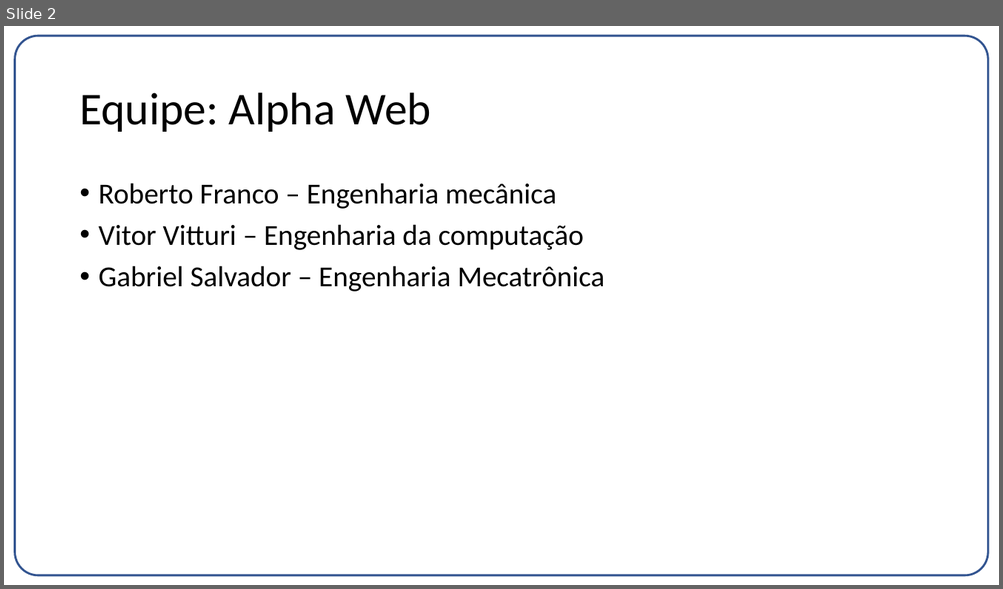
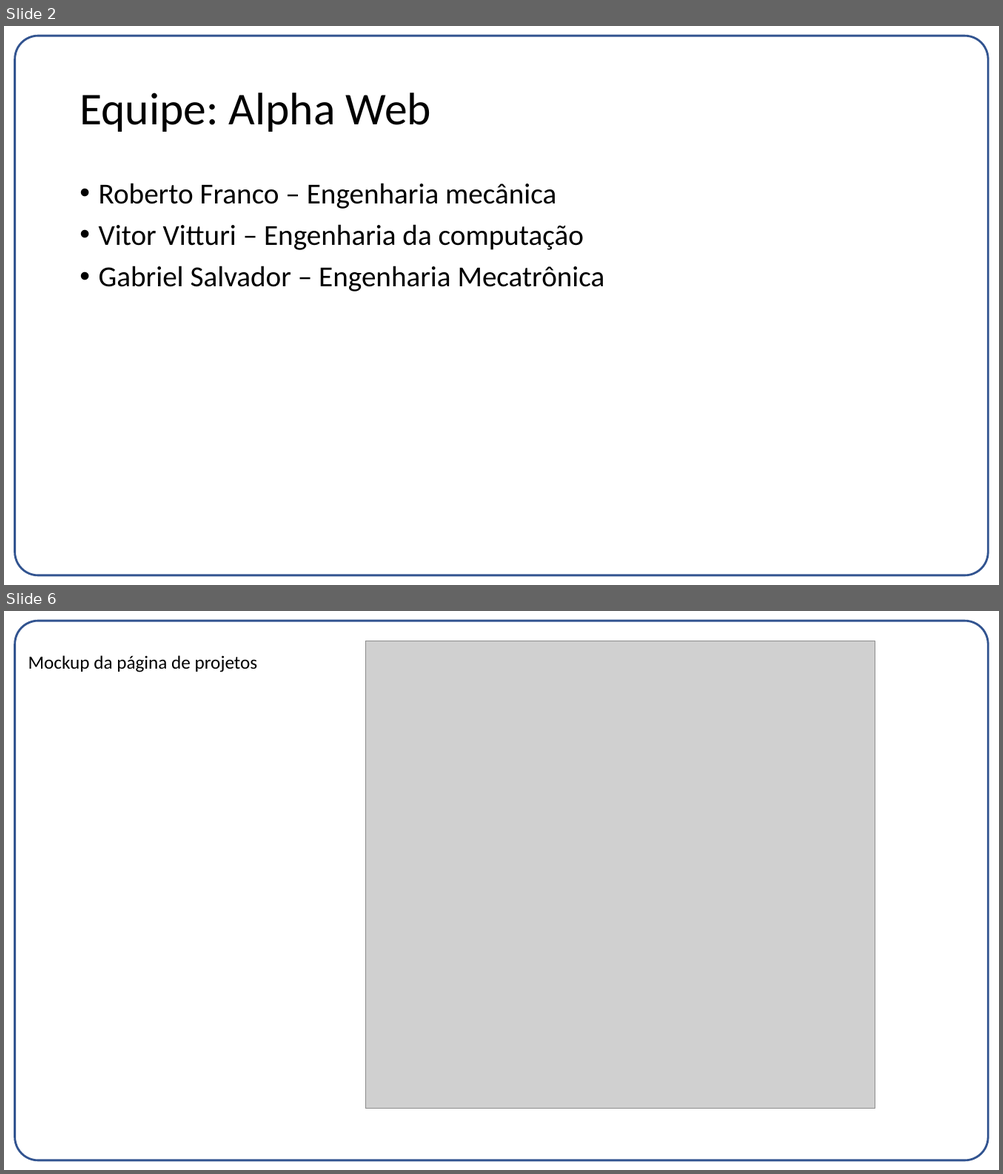
Before and after one commit to betofr1/co-design, a slide deck: Projeto 1/Entrega03.pptx. Shown one above the other, each under a label of ours: slide 2 before the commit, slides 2 and 6 after it; the slides between them are not shown. The pictures are 1003x589 and 1003x1174 pixels, drawn with LibreOffice and Linux fonts; fonts in the diff are those of the drawing; grey boxes stand for pictures. Boxes give left, top, right and bottom in pixels: in the first picture for what was removed or moved away, otherwise in the second. Text is boxed around its words. In the diff, an @@ line names an element or a change of style, - is before the commit and + after.

```diff
--- a/Projeto 1/Entrega03.pptx
+++ b/Projeto 1/Entrega03.pptx
@@ slide 6 added at [4, 611, 999, 1170], background #FFFFFF; not listed: 1 template element that a slide beside it also shows @@
@@ picture added at [366, 641, 875, 1109] @@
@@ text added at [28, 655, 258, 672], 18 pt, text #000000 @@
+Mockup da página de projetos
```
Also in this commit, not shown: 4 slides changed, 3 slides removed, 10 other files.
